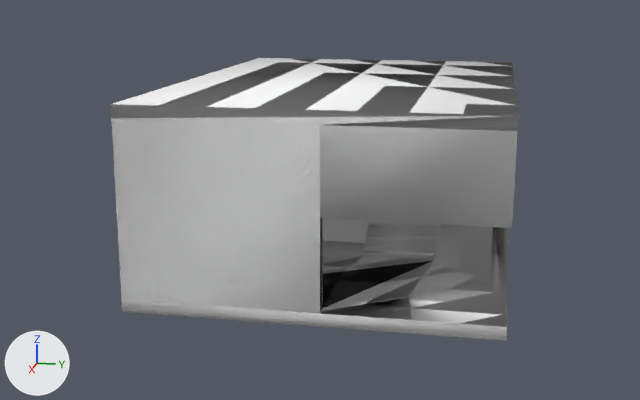
The FBX model Assets/StageStructure.fbx, before and after one commit.
Camera for both pictures: a 50 mm camera at (78.2, 12.6, 16.2) aimed at (1.3, -2.7, -3.0). Every picture has the same lights, and +X, +Y and +Z are marked at lower left. Where no turn or scale is listed for an object, it has been applied to the vertices. Vertices at the same position are counted once.

Objects in the first picture: 'Silluette Mesh (1)', 'Wall Mesh (1)', 'no-material Mesh (1) COLLIDER', 'no-material Mesh (2) COLLIDER'.
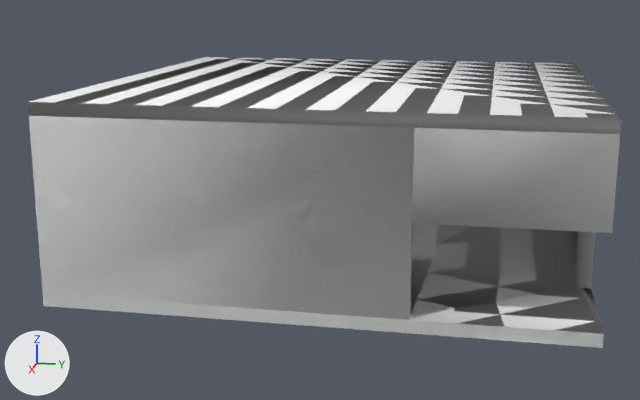
Location of each change, [x1, y1, x2, y2] in pixels of the pictures (640 x 400 px; the box of a moved part takes in the faces that stretch with it):
'no-material Mesh (1) COLLIDER', reshaped (46% wider): before [111, 58, 518, 341]; after [28, 57, 622, 334]
'mtr_wall_2 Mesh (1)', reshaped (not visible before): after [43, 294, 604, 348]
'no-material Mesh (2) COLLIDER', deleted: before [320, 218, 438, 303]
part 2 of me_mesh_004, moved or reshaped (not visible afterwards): before [367, 249, 434, 255]
part 3 of me_mesh_004, moved or reshaped (not visible afterwards): before [368, 223, 437, 236]
part 4 of me_mesh_002, moved or reshaped: before [365, 239, 437, 252]; after [413, 238, 436, 252]
part 5 of me_mesh_002, moved or reshaped: before [366, 231, 438, 242]; after [413, 230, 437, 242]
part 6 of me_mesh_002, moved or reshaped: before [369, 221, 437, 227]; after [413, 223, 437, 227]
part 7 of me_mesh_002, rebuilt (46% wider): before [111, 58, 518, 341]; after [28, 57, 622, 334]
part 8 of me_mesh_001, rebuilt (not visible afterwards): before [320, 237, 432, 312]

The change, as a list of edits to the scene's bpy script:
```text
Change me_mesh_002:
    used by ob_no_material_mesh__1__collider; location = (0.0, 0.0, 0.0)
    remove me_mesh_002.from_pydata(...)  # 173 vertices, 239 faces; spans x -20.0..20.0, y -14.0..14.0, z -7.9..7.9
    add me_mesh_002.from_pydata(...)  # 202 vertices, 260 faces; spans x -20.0..20.0, y -20.3..20.3, z -7.9..7.9
    me_mesh_002 part 4: the loose piece of 22 vertices spanning x 2.0..5.4, y 2.0..8.0, z -6.1..-5.5 is moved by (0.0, -0.1, 0.0)
    me_mesh_002 part 5: the loose piece of 16 vertices spanning x 2.0..4.5, y 2.0..8.0, z -5.5..-5.1 is moved by (0.0, -0.1, 0.0)
    me_mesh_002 part 6: the loose piece of 16 vertices spanning x 2.0..3.0, y 2.0..8.0, z -4.5..-4.1 is moved by (0.0, -0.1, 0.0)
    me_mesh_002 part 7: the loose piece of 97 vertices spanning x -20.0..20.0, y -14.0..14.0, z -7.9..7.9 is rebuilt with 118 vertices and now spans x -20.0..20.0, y -20.3..20.3, z -7.6..7.9
Change me_mesh_001:
    used by ob_silluette_mesh__1; location = (0.0, 0.0, 0.0)
    remove me_mesh_001.from_pydata(...)  # 47 vertices, 52 faces; spans x -18.8..20.0, y -13.0..14.0, z -6.6..6.9
    add me_mesh_001.from_pydata(...)  # 62 vertices, 60 faces; spans x -20.0..20.0, y -20.3..20.3, z -6.6..6.9
    me_mesh_001 part 8: the loose piece of 44 vertices spanning x -18.8..20.0, y -13.0..14.0, z -6.6..6.9 is rebuilt with 54 vertices and now spans x -20.0..20.0, y -20.3..20.3, z -6.6..6.9
Change me_mesh_004:
    where me_mesh_004.from_pydata(...)  # 108 vertices, 138 faces; spans x 2.0..6.0, y 2.0..8.0, z -7.88..-3.88
    used by ob_wall_mesh__1; location = (0.0, 0.0, 0.0)
    me_mesh_004 part 2: the loose piece of 16 vertices spanning x 2.0..6.0, y 2.0..8.0, z -6.63..-6.07 is moved by (0.0, -0.1, 0.0)
    me_mesh_004 part 3: the loose piece of 22 vertices spanning x 2.0..3.9, y 2.0..8.0, z -5.08..-4.47 is moved by (0.0, -0.1, 0.0)
Change me_mesh:
    used by ob_mtr_wall_2_mesh__1; location = (0.0, 0.0, 0.0)
    remove me_mesh.from_pydata(...)  # 37 vertices, 47 faces; spans x -20.0..20.0, y -14.0..14.0, z -7.6..7.9
    add me_mesh.from_pydata(...)  # 57 vertices, 57 faces; spans x -20.0..20.0, y -20.3..20.3, z -7.6..7.9
    me_mesh part 1: 37 vertices removed from x -20.0..20.0, y -14.0..14.0, z -7.6..7.9; 57 vertices added at x -20.0..20.0, y -20.3..20.3, z -7.6..7.9
Remove ob_no_material_mesh__2__collider:
    ob_no_material_mesh__2__collider = bpy.data.objects.new('no-material Mesh (2) COLLIDER', me_mesh_005)
    ob_no_material_mesh__2__collider.location = (0.0, 0.0, 0.0)
```
